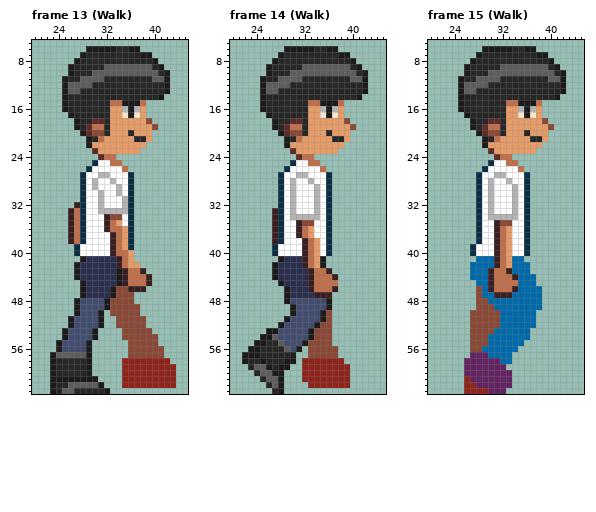
Two versions of one pixel-art file, TheDreams/Assets/Character/Images/MainCharacter/Sprite-0001.aseprite. Above is the file before it was changed.
64x64 pixels, 18 frames. Shown: frame 13 (Walk): x 20..45, y 5..63; frame 14 (Walk): x 20..45, y 5..63; frame 15 (Walk): x 20..45, y 5..63. The commit also changed other frames, which this record leaves out.
Once edited:
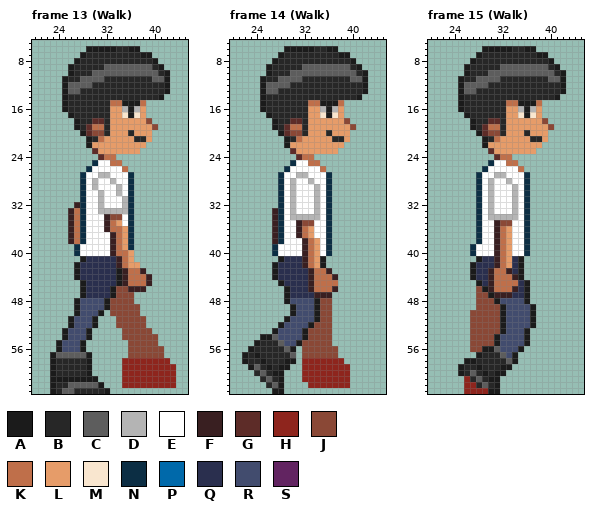
Palette (. is transparent): A #1b1b1b  B #272727  C #5d5d5d  D #b4b4b4  E #ffffff  F #391f21  G #5d2c28  H #8e251d  J #8a4836  K #bf6f4a  L #e69c69  M #f9e6cf  N #0c2e44  P #0069aa  Q #2a2f4e  R #424c6e  S #622461
What changed:
Changed rows in their new state; - is an unchanged pixel.
Frame 13 (Walk), layer "Leg":
first column x 28:
51 --A.
52 --A.
53 -A.-
54 -A.-
55 A.--
56 A.--
Frame 14 (Walk), layers "Leg#2", "Leg":
first column x 23:
48 -----------AJJ
49 -----------AJJ
50 -----------AJ-
51 -----------AJ-
52 ----------AJ--
53 ---.-----AJ---
54 ---------AJ---
55 --B-----AJ----
56 -B-----A.J----
57 B------C-J----
59 A-B-----------
60 ---B----------
61 ----B---------
63 ----A---------
Frame 15 (Walk), layers "Leg#2", "Leg":
first column x 25:
41 ---AQQ---QA---
42 --AQQQ---QA.--
43 --AQQ----QA.--
44 --AQQ-----A..-
45 ---AQ-----QA.-
46 ----A-----QA..
47 ----JA---QQA..
48 -----JARRRRA..
49 ------JARRRRA.
50 -------ARRRRA-
51 -------ARRRRA-
52 -------ARRRRA-
53 ------JARRRA--
54 -----JARRRRA--
55 -----JARRRRA--
56 ----AACRRRA---
57 --.ABBBCRA----
58 -AABBBBBCA----
59 ABBABBBAA-----
60 ABCBABAA.-----
61 --BCBAA..-----
62 ---BCBA..-----
63 -----AA.------
